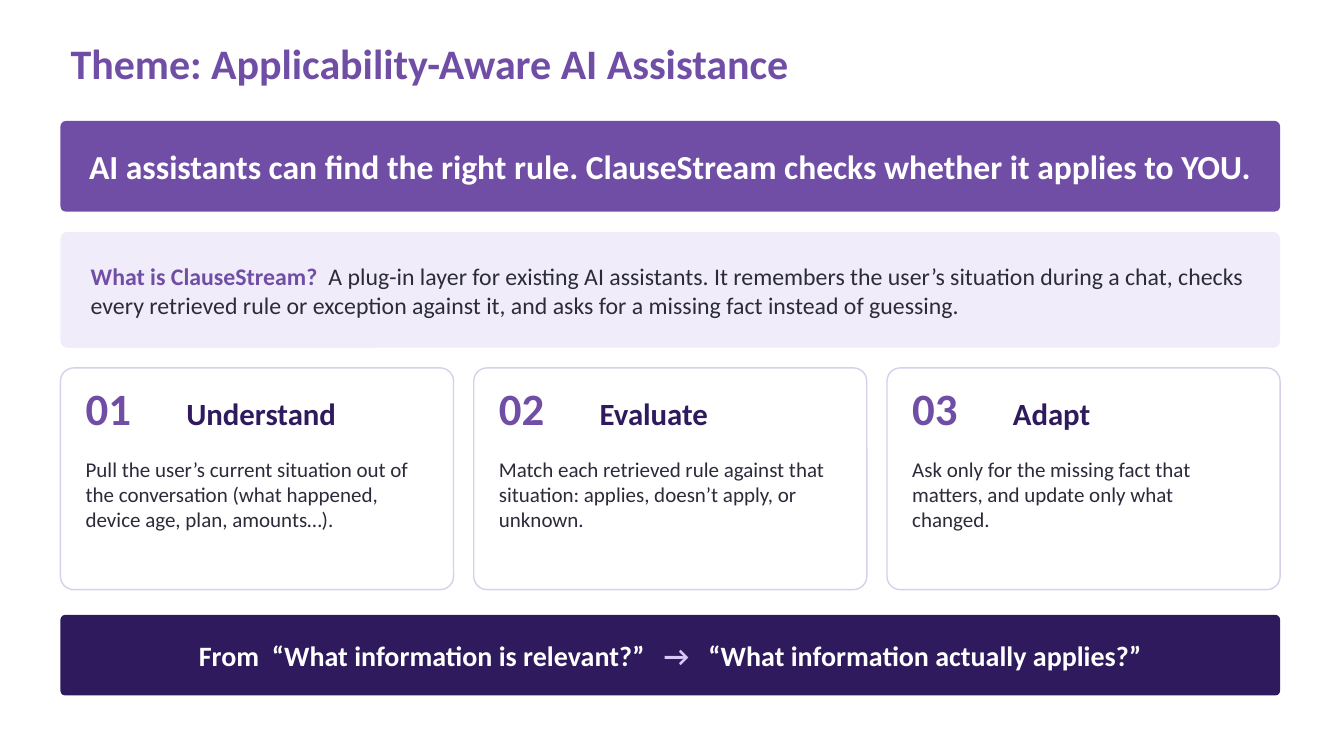
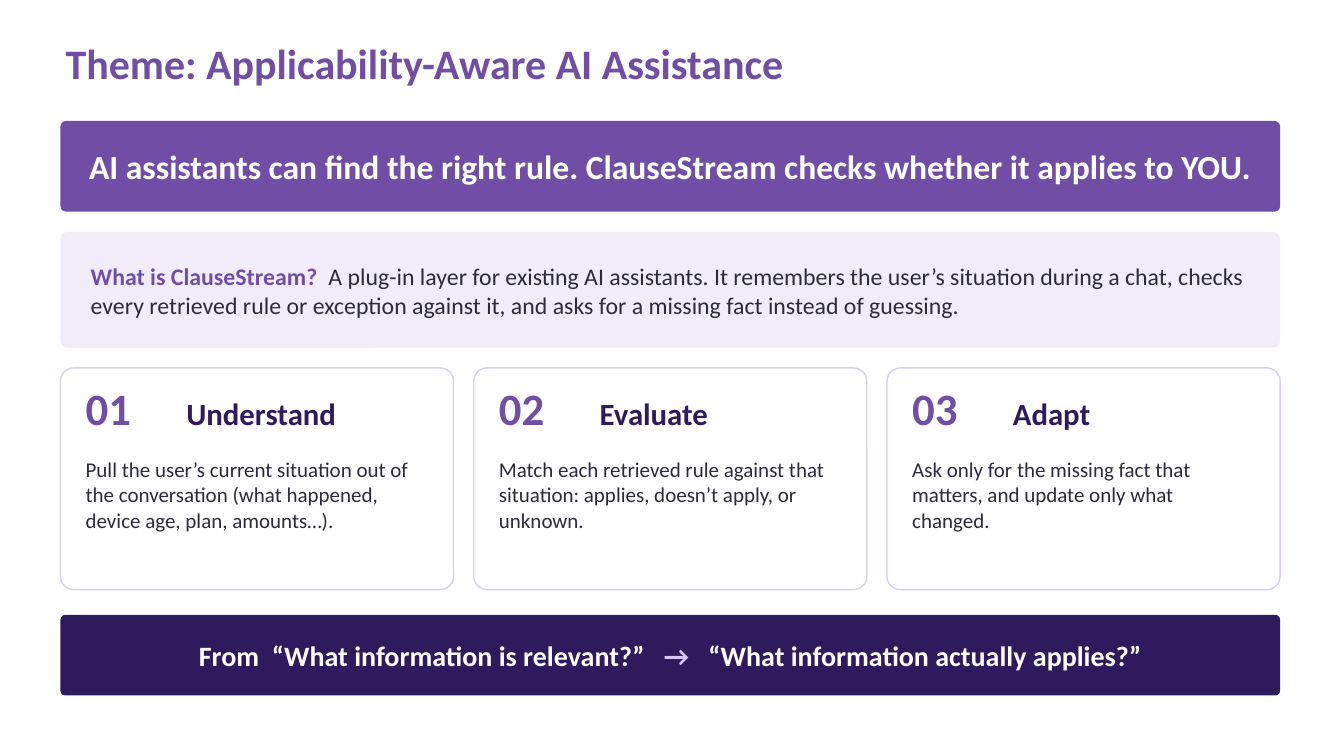
Before and after one commit to Sneha21-09/PRISM_GENAI_HACKATHON_Y2026, a slide deck: slide 2 of ClauseStream_PRISM_Submission_v2.pptx. Drawn at 1344x756 pixels with LibreOffice and Linux fonts; fonts in the diff are those of the drawing. Boxes give left, top, right and bottom in pixels: in the first picture for what was removed or moved away, otherwise in the second. Text is boxed around its words. In the diff, an @@ line names an element or a change of style, - is before the commit and + after.

```diff
--- a/ClauseStream_PRISM_Submission_v2.pptx
+++ b/ClauseStream_PRISM_Submission_v2.pptx
@@ title "Theme: Applicability-Aware AI Assistance": place and size @@
-title "Theme: Applicability-Aware AI Assistance" at [71,49,788,86]
+title "Theme: Applicability-Aware AI Assistance" at [66,49,783,86]
```
Also in this commit, not shown: 13 other slides changed.
